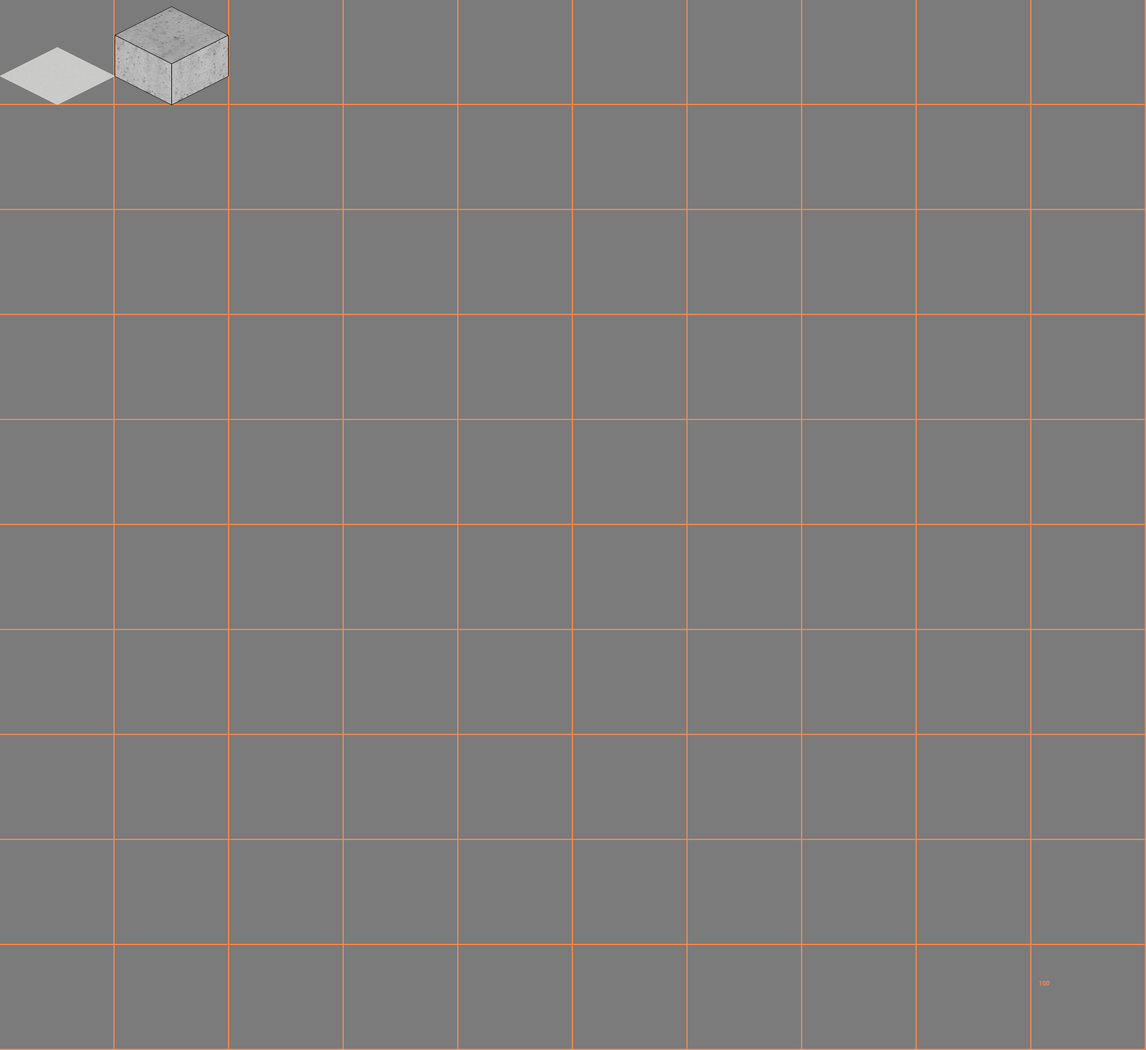
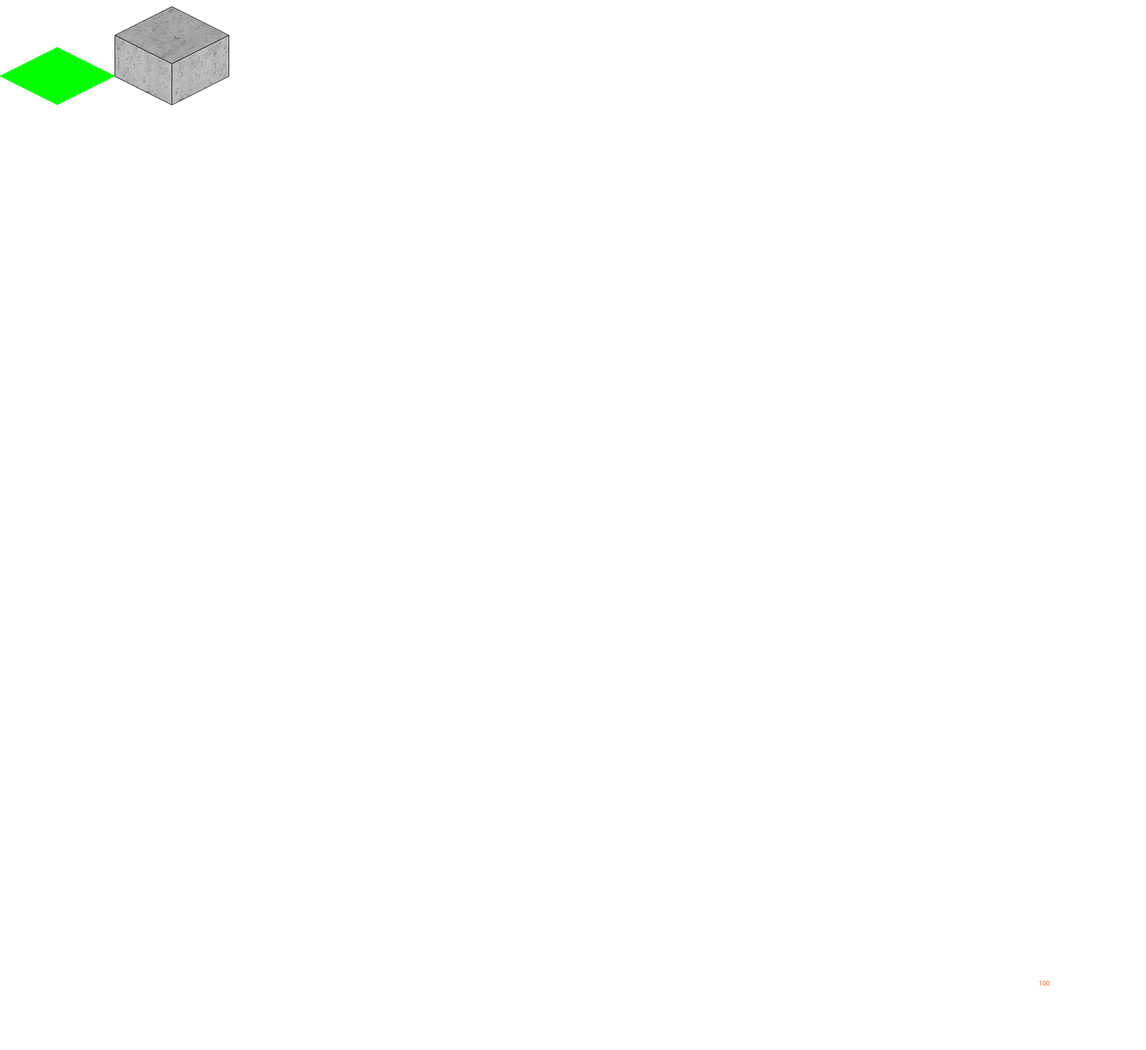
The second 1146x1050 image is a revision of the first. Changes to its layers:
painted on "Layer 3" over 113, 1, 235, 106
added layer "floor copy 2" above "floor copy" over 0, 47, 115, 106
hid "Background" over 0, 0, 1146, 1050
